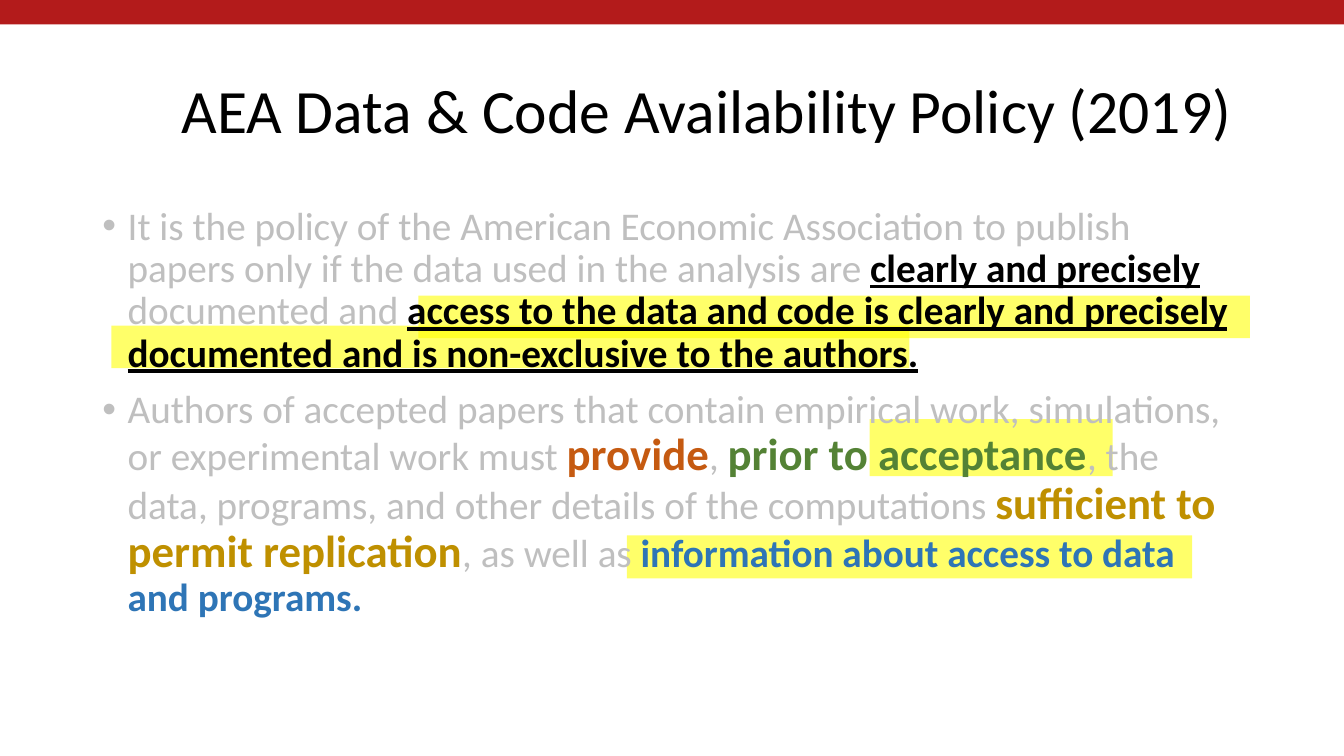
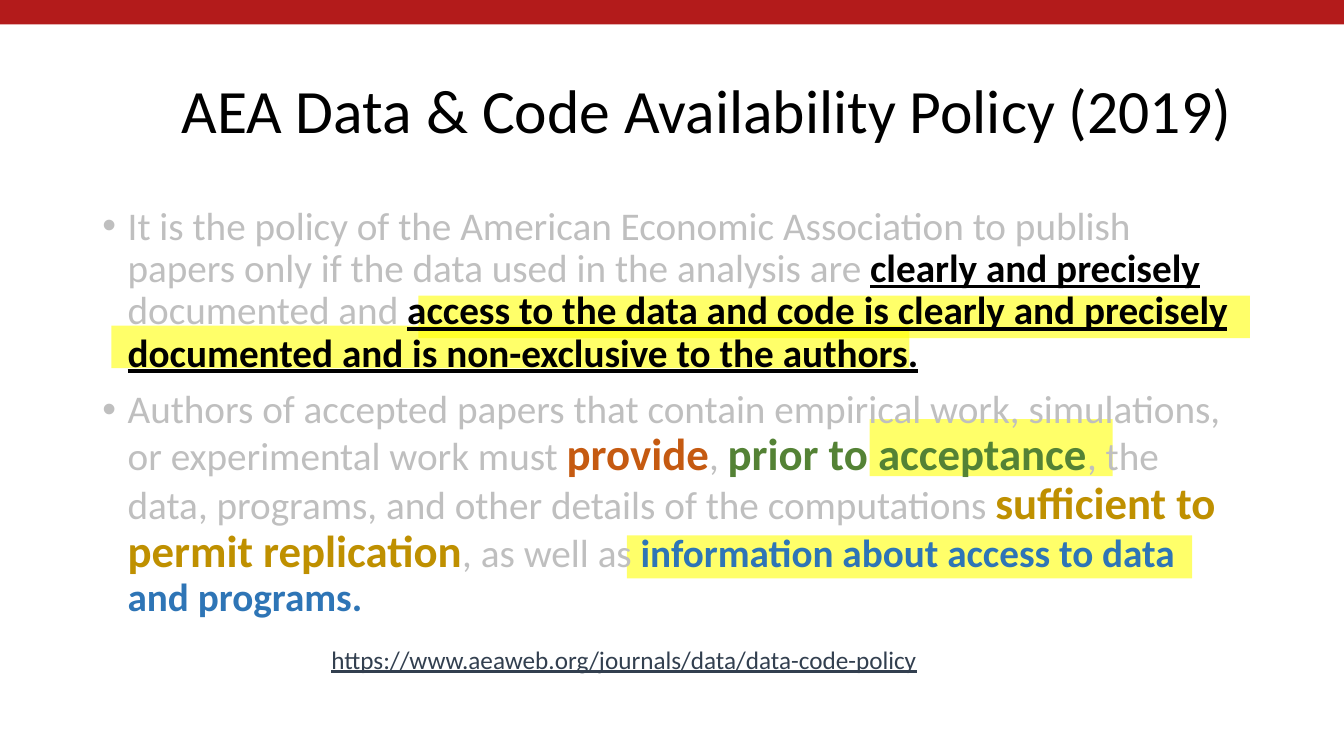
Before and after one commit to AEADataEditor/fireside-chat-2021, a slide deck: slide 4 of Vilhuber-Presentation-2021-01-19.pptx (slide 3 before the commit). Drawn at 1344x756 pixels with LibreOffice and Linux fonts; fonts in the diff are those of the drawing; background and template pictures are left out. Boxes give left, top, right and bottom in pixels: in the first picture for what was removed or moved away, otherwise in the second. Text is boxed around its words. In the diff, an @@ line names an element or a change of style, - is before the commit and + after.

```diff
--- a/Vilhuber-Presentation-2021-01-19.pptx
+++ b/Vilhuber-Presentation-2021-01-19.pptx
@@ text added at box(331, 651, 916, 674), 18 pt, text #323F4F, underline @@
+https://www.aeaweb.org/journals/data/data-code-policy
```
Also in this commit, not shown: 1 other slide changed, 9 slides added.
